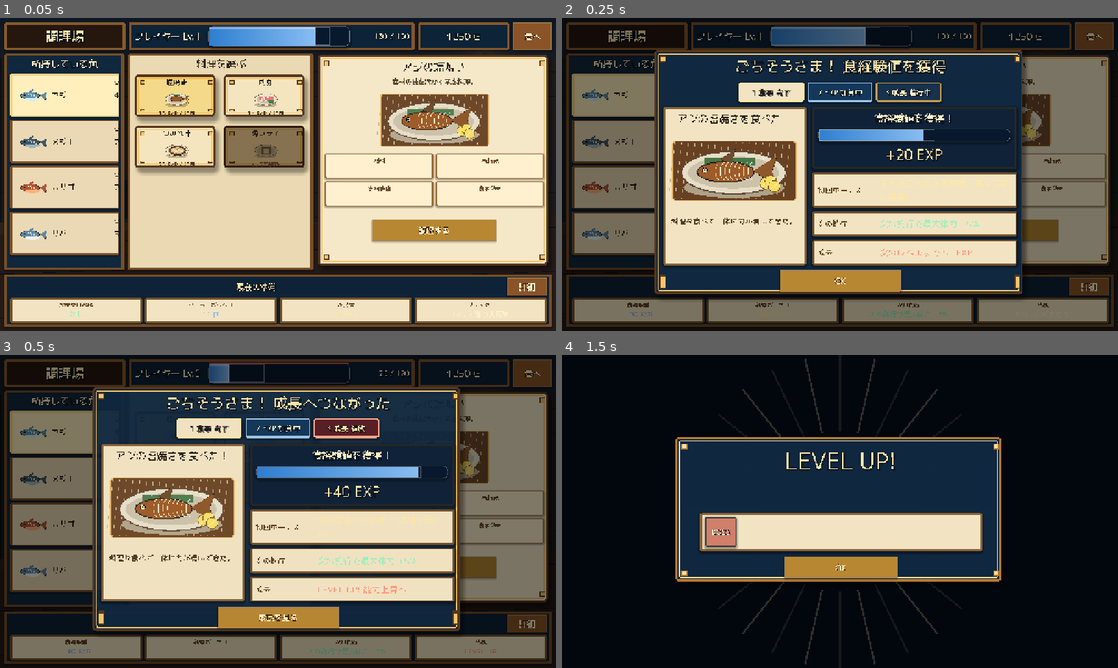
Above: before the commit, frames 1-4 (two rows, left to right).
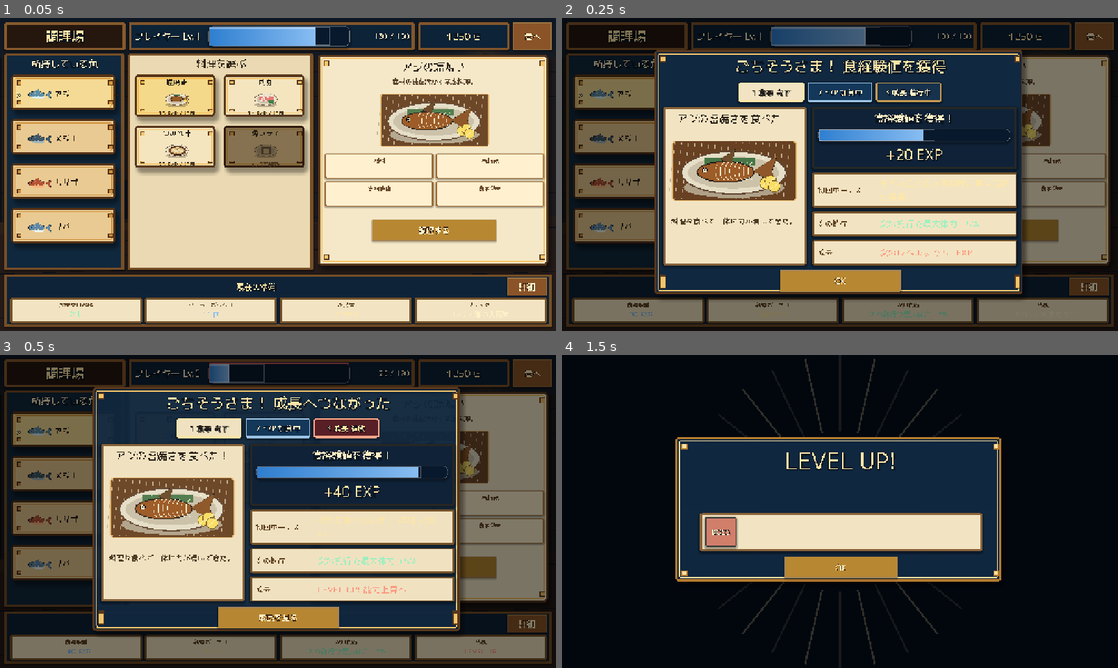
Above: after the commit, the same moments.

Repository: RYUKOU-OKUMURA/tsuri_quest_umi_mvp
Game: Godot game, scene res://tools/cooking_flow_smoke.tscn
Two runs of this game, one before a commit and one after it. Both use one fixed random seed, a clock stepped at 60 frames per second and the inputs below. This scene is started directly instead of the project's main scene.
Inputs (mouse positions are in pixels of both pictures, inside the frame that each line leads up to):
- Up to frame 1 (0.05 s): no input
- Up to frame 2 (0.25 s): no input
- Up to frame 3 (0.5 s): no input
- Up to frame 4 (1.5 s): click "港へ" at 0.5 s; tap Enter at 1.25 s; move the mouse to (962, 495) at 1.27 s; tap Shift at 1.35 s; click (962, 495) at 1.42 s

The runs differ from the first frame. In frame 1, 11% of the frame differs, in the area x 1-22%, y 17-76%; in frame 2, 3.9%; in frame 3, 3.9%; in frame 4, nothing differs.

Commit message:
Strengthen cooking fish row selection

Diff:
--- a/src/ui/cooking_screen.gd
+++ b/src/ui/cooking_screen.gd
@@ -11,6 +11,7 @@
 const DISH_FEATURE_AJI := "res://assets/showcase/cooking/dish_feature_aji_shioyaki.png"
 const RECIPE_CARD_FRAME := "res://assets/showcase/cooking/recipe_card_frame.png"
 const DISH_DETAIL_FRAME := "res://assets/showcase/cooking/dish_detail_frame.png"
+const FISH_ROW_FRAME := "res://assets/showcase/cooking/status_card_frame.png"
 
 const FISH_ICON_INDEX := {
 	"aji": 0,
@@ -335,13 +336,17 @@
 			if event is InputEventMouseButton and event.button_index == MOUSE_BUTTON_LEFT and event.pressed:
 				_select_fish(fish_id)
 	)
-	_fish_cards[fish_id] = card
 	var row := HBoxContainer.new()
-	row.add_theme_constant_override("separation", 8)
+	row.add_theme_constant_override("separation", 6)
 	card.add_child(row)
+	var marker := make_shadow_label("", 18, Palette.GOLD_BRIGHT, 2)
+	marker.custom_minimum_size = Vector2(16, 0)
+	marker.horizontal_alignment = HORIZONTAL_ALIGNMENT_CENTER
+	marker.vertical_alignment = VERTICAL_ALIGNMENT_CENTER
+	row.add_child(marker)
 	var icon := TextureRect.new()
 	icon.texture = _fish_icon(fish_id)
-	icon.custom_minimum_size = Vector2(74, 40)
+	icon.custom_minimum_size = Vector2(64, 40)
 	icon.expand_mode = TextureRect.EXPAND_IGNORE_SIZE
 	icon.stretch_mode = TextureRect.STRETCH_KEEP_ASPECT_CENTERED
 	row.add_child(icon)
@@ -352,6 +357,7 @@
 	var amount := make_label("× %d" % count, 18, Color("#241b12"), 1, Color("#fff2ca"))
 	amount.vertical_alignment = VERTICAL_ALIGNMENT_CENTER
 	row.add_child(amount)
+	_fish_cards[fish_id] = {"card": card, "marker": marker}
 	return card
 
 
@@ -368,18 +374,30 @@
 func _refresh_fish_card_styles() -> void:
 	for fish_id in _fish_cards.keys():
 		var selected := String(fish_id) == _selected_fish_id
-		var card := _fish_cards[fish_id] as PanelContainer
-		if card != null:
-			card.add_theme_stylebox_override(
-				"panel",
+		var entry := Dictionary(_fish_cards[fish_id])
+		var card := entry.get("card") as PanelContainer
+		var marker := entry.get("marker") as Label
+		if card == null:
+			continue
+		card.self_modulate = Color("#fff1bc") if selected else Color("#f3dfb9")
+		card.add_theme_stylebox_override(
+			"panel",
+			_texture_style_box(
+				FISH_ROW_FRAME,
+				24,
 				_style_box(
 					Color("#ffefbd") if selected else Color("#ead9b4"),
 					Color("#f4c96e") if selected else Color("#6a421f"),
 					Color("#ffffff") if selected else Color("#c29250"),
 					4,
 					6
-				)
+				),
+				10.0,
+				6.0
 			)
+		)
+		if marker != null:
+			marker.text = ">" if selected else ""
 
 
 func _rebuild_recipe_cards() -> void:
Not shown, changed: docs/12_cooking_showcase_qa.md
